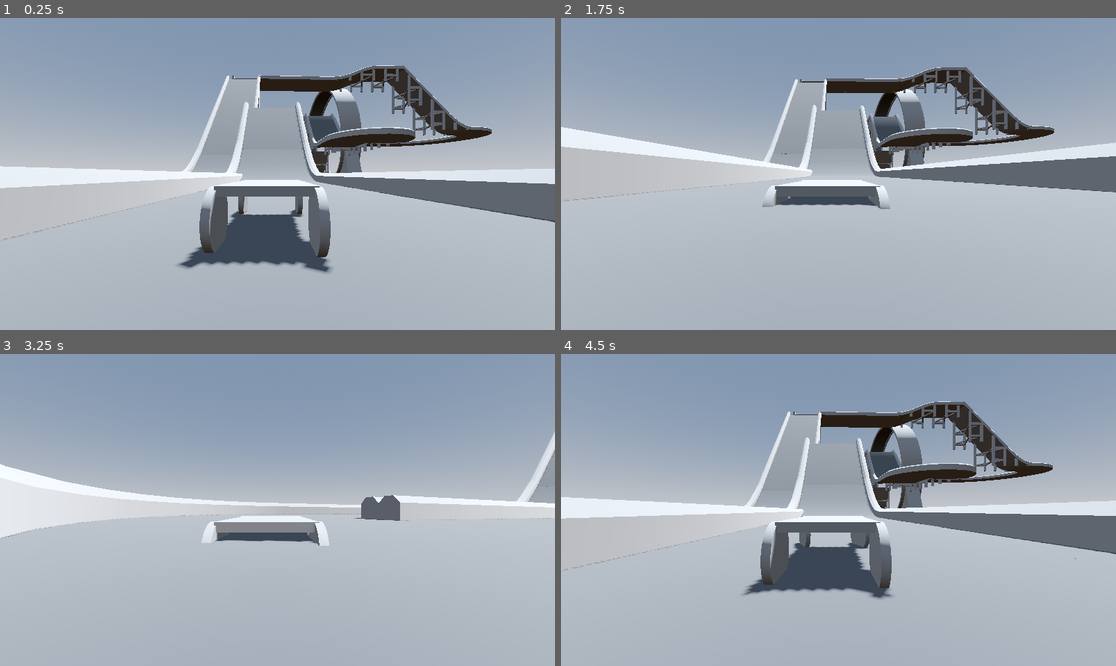
Above: before the commit, frames 1-4 (two rows, left to right).
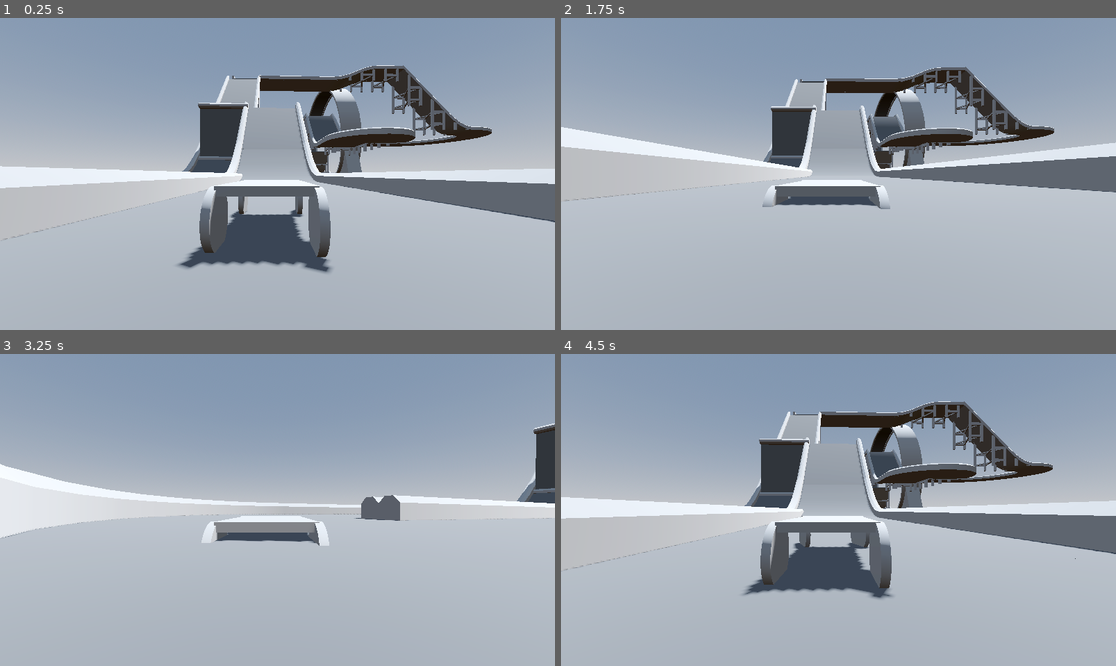
Above: after the commit, the same moments.

Repository: O-white1/TrackMasterz
Game: Godot game, scene res://world_1.tscn
Same seed, same stepped clock (60 frames per second), same inputs: the game is played once before the commit and once after it. The project has no main scene, so this scene is started directly.
Inputs:
- Up to frame 1 (0.25 s): no input
- Up to frame 2 (1.75 s): tap Enter (ui_accept) at 0.5, 0.77, 1.52 s; hold Right (ui_right) 0.53-1.28 s; hold Down (ui_down) from 1.28 s (still down)
- Up to frame 3 (3.25 s): release Down (ui_down) at 2.03 s; hold Right (ui_right) 2.03-2.78 s; hold Up (ui_up) from 2.78 s (still down); tap Enter (ui_accept) at 3.02 s
- Up to frame 4 (4.5 s): release Up (ui_up) at 3.53 s; hold Left (ui_left) from 3.53 s (still down); tap Enter (ui_accept) at 3.77 s; tap Q (HardReset) at 4.15 s

The runs differ from the first frame. In frame 1, 1.6% of the frame differs, in the area x 32-45%, y 27-50%; in frame 2, 1.2%; in frame 3, 1.0%; in frame 4, 1.6%.

Commit message:
qwerty6

Diff:
--- a/world_1.tscn
+++ b/world_1.tscn
@@ -31,9 +31,9 @@
 mesh_library = ExtResource("1_05pa3")
 cell_size = Vector3(1, 1, 1)
 data = {
-"cells": PackedInt32Array(0, 0, 655366, 0, 65535, 655366, 0, …(1058 unchanged characters)… 98, 327679, 65527, 2, 196607, 65529, 8, 131071, 65530, 8, 65535, 65531, 8, 65535, 65532, 7, 65535, 65533, 6, 65535, 65534, 6, 65535, 65535, 6, 65535, 0, 6, 65535, 1, 1048578, 0, 1, 655362, 0, 65523, 655372)
+"cells": PackedInt32Array(0, 0, 655366, 0, 65535, 655366, 0, …(1058 unchanged characters)… 98, 327679, 65527, 2, 196607, 65529, 8, 65535, 65531, 8, 65535, 65532, 7, 65535, 65533, 6, 65535, 65534, 6, 65535, 65535, 6, 65535, 0, 6, 65535, 1, 1048578, 0, 1, 655362, 0, 65523, 655372, 131071, 65531, 458764, 131071, 65530, 8)
 }
-metadata/_editor_floor_ = Vector3(0, 1, 0)
+metadata/_editor_floor_ = Vector3(0, 2, 0)
 
 [node name="CSGBox3D" type="CSGBox3D" parent="."]
 transform = Transform3D(1000, 0, 0, 0, 1000, 0, 0, 0, 1000, 0, -500, 0)
